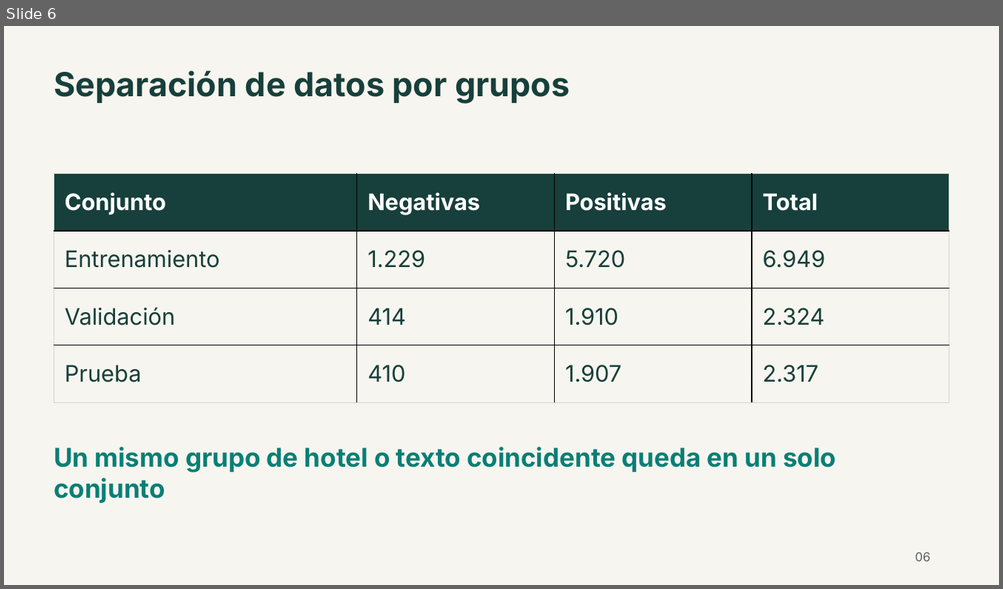
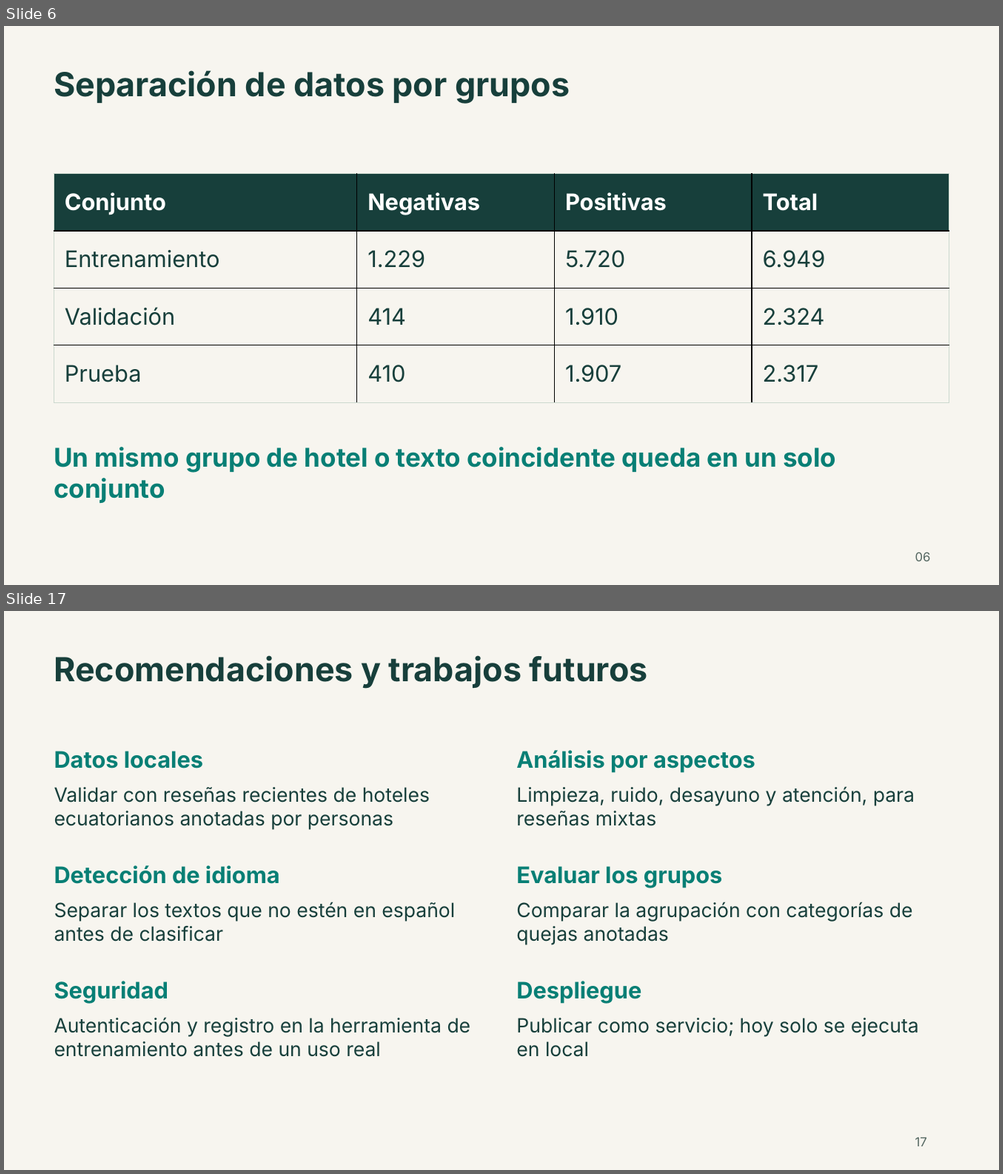
Before and after one commit to bvelastegui/hotel-reviews-ml, a slide deck: entregables/presentacion.pptx. Shown one above the other, each under a label of ours: slide 6 before the commit, slides 6 and 17 after it; the slides between them are not shown. The pictures are 1003x589 and 1003x1174 pixels, drawn with LibreOffice and Linux fonts; fonts in the diff are those of the drawing. Boxes give left, top, right and bottom in pixels: in the first picture for what was removed or moved away, otherwise in the second. Text is boxed around its words. In the diff, an @@ line names an element or a change of style, - is before the commit and + after.

```diff
--- a/entregables/presentacion.pptx
+++ b/entregables/presentacion.pptx
@@ slide 17 added at <box>4,611,999,1170</box>, background #F7F5EF @@
@@ text added at <box>54,655,648,689</box>, 32 pt, text #173F3B, bold @@
+Recomendaciones y trabajos futuros
@@ text added at <box>54,751,203,769</box>, 22 pt, text #087F75, bold @@
+Datos locales
@@ text added at <box>516,750,755,772</box>, 22 pt, text #087F75, bold @@
+Análisis por aspectos
@@ text added at <box>54,787,430,830</box>, 19 pt, text #173F3B @@
+Validar con reseñas recientes de hoteles ecuatorianos anotadas por personas
@@ text added at <box>516,786,914,826</box>, 19 pt, text #173F3B @@
+Limpieza, ruido, desayuno y atención, para reseñas mixtas
@@ text added at <box>54,866,280,884</box>, 22 pt, text #087F75, bold @@
+Detección de idioma
@@ text added at <box>516,866,723,889</box>, 22 pt, text #087F75, bold @@
+Evaluar los grupos
@@ text added at <box>54,902,455,942</box>, 19 pt, text #173F3B @@
+Separar los textos que no estén en español antes de clasificar
@@ text added at <box>516,902,913,945</box>, 19 pt, text #173F3B @@
+Comparar la agrupación con categorías de quejas anotadas
@@ text added at <box>54,981,169,1004</box>, 22 pt, text #087F75, bold @@
+Seguridad
@@ text added at <box>516,981,641,1004</box>, 22 pt, text #087F75, bold @@
+Despliegue
@@ text added at <box>54,1017,471,1057</box>, 19 pt, text #173F3B @@
+Autenticación y registro en la herramienta de entrenamiento antes de un uso real
@@ text added at <box>516,1018,919,1057</box>, 19 pt, text #173F3B @@
+Publicar como servicio; hoy solo se ejecuta en local
@@ text added at <box>915,1138,927,1147</box>, 12 pt, text #536660 @@
+17
```
Also in this commit, not shown: 11 slides changed, 3 other slides added, 1 slide removed, 3 other files.
